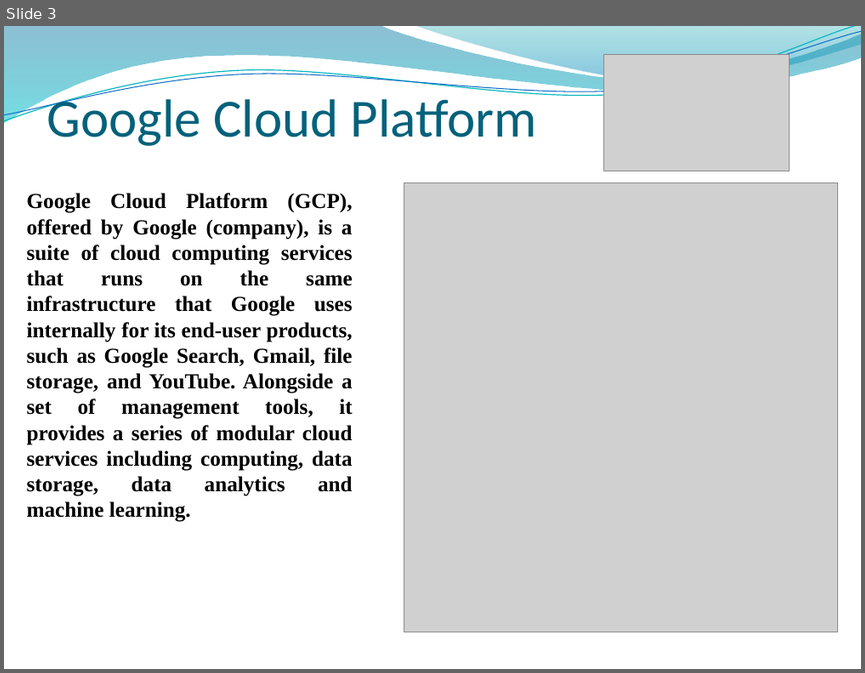
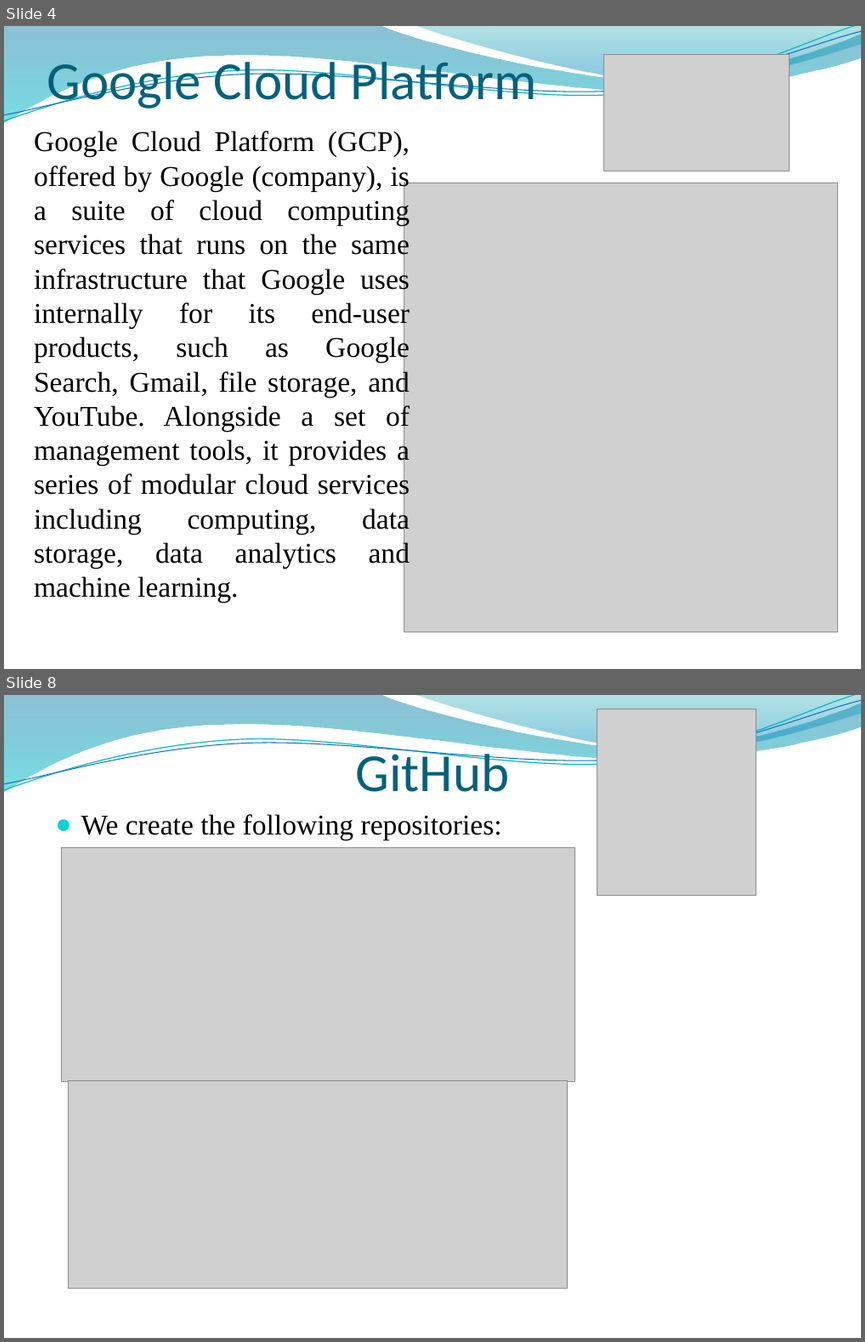
Before and after one commit to KozakAG/myProject, a slide deck: Andrii Kozak Final Task.pptx. Shown one above the other, each under a label of ours: slide 3 before the commit, slides 4 and 8 after it; the slides between them are not shown. The pictures are 865x673 and 865x1342 pixels, drawn with LibreOffice and Linux fonts; fonts in the diff are those of the drawing; grey boxes stand for pictures; background and template pictures are left out. Boxes give left, top, right and bottom in pixels: in the first picture for what was removed or moved away, otherwise in the second. Text is boxed around its words. In the diff, an @@ line names an element or a change of style, - is before the commit and + after.

```diff
--- a/Andrii Kozak Final Task.pptx
+++ b/Andrii Kozak Final Task.pptx
@@ slide 8 added at <box>4,695,861,1338</box>, background picture (left out); not listed: 4 template elements that a slide beside it also shows @@
@@ picture added at <box>597,709,756,896</box> @@
@@ title added at <box>356,746,510,792</box>, 45 pt, text #04617B @@
+GitHub
@@ text added at <box>81,814,502,840</box>, 24 pt, text #000000 @@
+● We create the following repositories:
@@ picture added at <box>62,847,575,1081</box> @@
@@ picture added at <box>69,1081,568,1288</box> @@
@@ what was slide 3 is now slide 4 @@
@@ slide 4 changed as well @@
@@ title "Google Cloud Platform" rewrapped from <box>46,91,537,146</box> to <box>46,54,537,112</box> @@
@@ text "Google Cloud Platform (GCP), offered ...": place and size @@
-text "Google Cloud Platform (GCP), offered ..." at <box>27,193,352,522</box>
+text "Google Cloud Platform (GCP), offered ..." at <box>34,131,410,602</box>
@@ text "Google Cloud Platform (GCP), offered ..." at <box>34,131,410,602</box>: size 18 to 24 pt, bold off @@
```
Also in this commit, not shown: 2 other slides changed, 15 other slides added, 55 other files.
